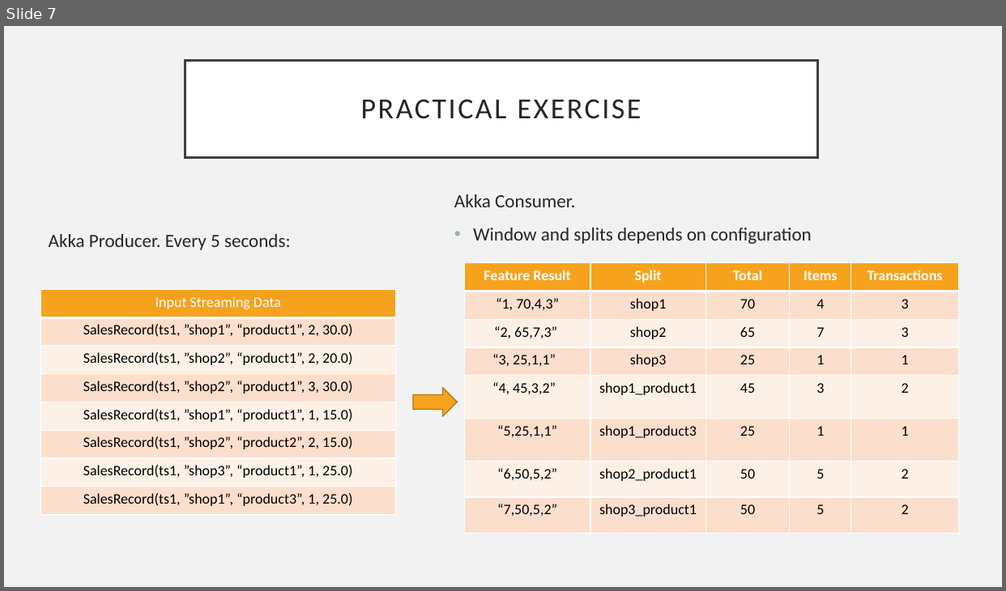
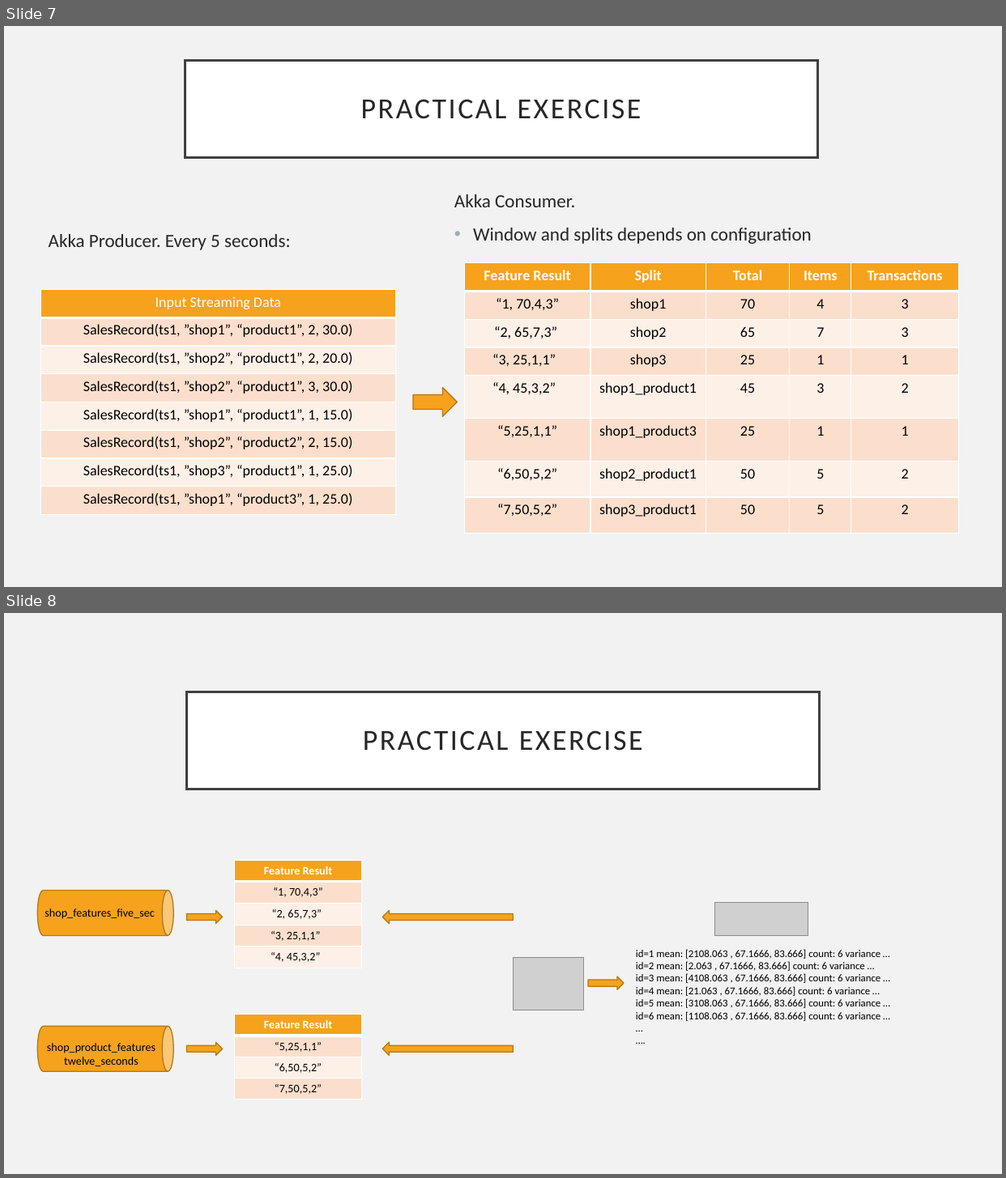
Before and after one commit to dvirgiln/streams-kafka, a slide deck: streams_meetup_presentation.pptx. Shown one above the other, each under a label of ours: slide 7 before the commit, slides 7 and 8 after it. The pictures are 1006x591 and 1006x1178 pixels, drawn with LibreOffice and Linux fonts; fonts in the diff are those of the drawing; grey boxes stand for pictures. Boxes give left, top, right and bottom in pixels: in the first picture for what was removed or moved away, otherwise in the second. Text is boxed around its words. In the diff, an @@ line names an element or a change of style, - is before the commit and + after.

```diff
--- a/streams_meetup_presentation.pptx
+++ b/streams_meetup_presentation.pptx
@@ slide 8 added at (4,613,1002,1174), background #F2F2F2 @@
@@ title added at (187,692,819,789), fill #FFFFFF, outline #404040 2.5 pt, 28 pt, text #262626 @@
+PRACTICAL EXERCISE
@@ table added at (235,860,361,966), 5 rows, 1 columns @@
+Feature Result
+“1, 70,4,3”
+“2, 65,7,3”
+“3, 25,1,1”
+“4, 45,3,2”
@@ cylinder added at (37,890,173,936), fill #F6A21D, outline #B67815 1 pt @@
@@ picture added at (715,903,809,936) @@
@@ text added at (44,909,154,919), 11 pt, text #000000 @@
+shop_features_five_sec
@@ right arrow added at (187,911,223,924), fill #F6A21D, outline #B67815 1 pt @@
@@ right arrow added at (383,911,513,924), fill #F6A21D, outline #B67815 1 pt @@
@@ text added at (636,949,881,1021), 10 pt, text #000000 @@
+id=1 mean: [2108.063 , 67.1666, 83.666] count: 6 variance …
+id=2 mean: [2.063 , 67.1666, 83.666] count: 6 variance …
+id=3 mean: [4108.063 , 67.1666, 83.666] count: 6 variance …
+id=4 mean: [21.063 , 67.1666, 83.666] count: 6 variance …
+id=5 mean: [3108.063 , 67.1666, 83.666] count: 6 variance …
+id=6 mean: [1108.063 , 67.1666, 83.666] count: 6 variance …
+…
+….
@@ picture added at (513,958,583,1010) @@
@@ right arrow added at (588,977,624,990), fill #F6A21D, outline #B67815 1 pt @@
@@ table added at (235,1015,361,1100), 4 rows, 1 columns @@
+Feature Result
+“5,25,1,1”
+“6,50,5,2”
+“7,50,5,2”
@@ cylinder added at (37,1027,173,1072), fill #F6A21D, outline #B67815 1 pt @@
@@ text added at (47,1043,155,1067), 11 pt, text #000000 @@
+shop_product_features
+twelve_seconds
@@ right arrow added at (187,1043,223,1056), fill #F6A21D, outline #B67815 1 pt @@
@@ right arrow added at (383,1043,513,1056), fill #F6A21D, outline #B67815 1 pt @@
```
Also in this commit, not shown: 2 slides changed.
